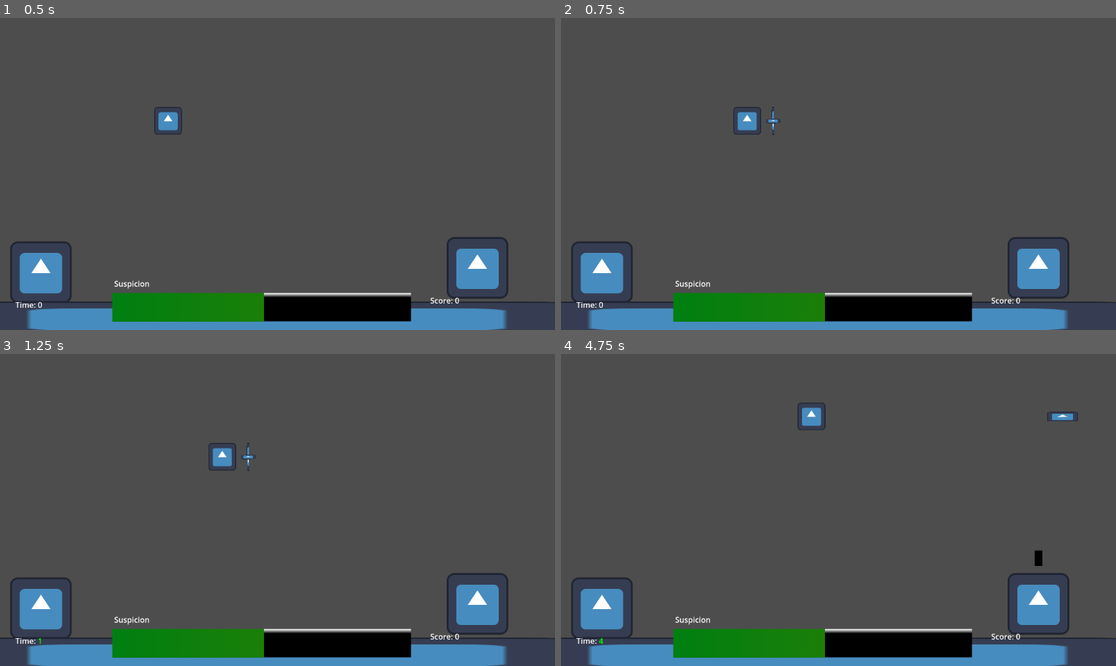
Above: before the commit, frames 1-4 (two rows, left to right).
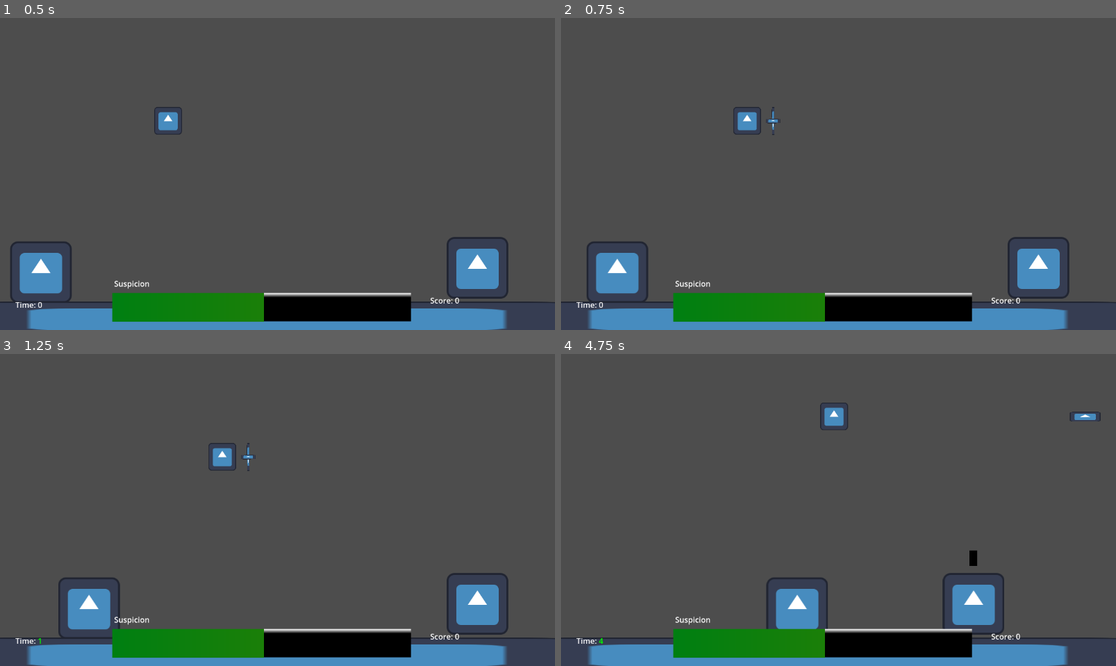
Above: after the commit, the same moments.

Repository: Jose-YP/Melon2023
Game: Godot game, scene res://Scenes/Main.tscn
Two runs of this game, one before a commit and one after it. Both use one fixed random seed, a clock stepped at 60 frames per second and the inputs below. The engine's default icon, where the game draws it, is replaced by a stand-in: a white triangle on a blue panel in a dark square.
Inputs (mouse positions are in pixels of both pictures, inside the frame that each line leads up to):
- Up to frame 1 (0.5 s): no input
- Up to frame 2 (0.75 s): tap Enter at 0.5 s; move the mouse to (960, 158) at 0.52 s; press the mouse at (960, 158) at 0.53 s; hold D (Right) from 0.53 s (still down)
- Up to frame 3 (1.25 s): keep holding D (Right)
- Up to frame 4 (4.75 s): move the mouse to (727, 525) at 1.27 s; release D (Right) at 1.28 s; release the mouse at (727, 525) at 1.28 s; hold S (Down) 1.28-2.03 s; click (727, 525) at 1.35 s; move the mouse to (894, 441) at 2.02 s; press the mouse at (894, 441) at 2.03 s; hold D (Right) 2.03-2.78 s; move the mouse to (810, 572) at 2.77 s; release the mouse at (810, 572) at 2.78 s; hold W (Up) 2.78-3.53 s; click (810, 572) at 2.85 s; move the mouse to (1005, 556) at 3.52 s; press the mouse at (1005, 556) at 3.53 s; hold A (Left) from 3.53 s (still down); move the mouse to (672, 463) at 4.27 s; release the mouse at (672, 463) at 4.28 s; click (672, 463) at 4.35 s

Frame 1 is identical in both runs. In frame 2, 1.1% of the frame differs, in the area x 1-16%, y 71-91%; in frame 3, 2.3%; in frame 4, 5.8%, in the area x 1-98%, y 15-91%.

Commit message:
NPCs wander randomly but they can get stuck o the edges

Diff:
--- a/Code/character.gd
+++ b/Code/character.gd
@@ -4,11 +4,14 @@
 @onready var wanderArrays: Array[RayCast2D] = [$WanderRays/Forward,$WanderRays/Back]
 @onready var idleTimers: Array[Timer] = [$IdleTimers/ShortIdle,$IdleTimers/MidIdle,$IdleTimers/LongIdle]
 
-@export var speed: int = 20
+@export var tweenSpeed: int = 20
 
 var assignedType
 var assignedMove
 var currentDirection
+var currentTween
+var facing: int = 1
+var moving: bool = false
 
 enum type {NONE,
 	LOVER,
@@ -40,35 +43,65 @@
 	processor()
 
 func processor(): #The same applies to processor and process
-	match assignedMove:
-		move.WANDER:
-			var atLeastOne = false
-			for timer in idleTimers:
-				if not timer.is_stopped():
-					atLeastOne = true
+	if not moving:
+		match assignedMove:
+			move.WANDER:
+				var atLeastOne = false
+				for timer in idleTimers:
+					if not timer.is_stopped():
+						atLeastOne = true
 
-			if not atLeastOne:
-				idleTimers[randi_range(0,3)].start()
+				if not atLeastOne:
+					print("aaa")
+					idleTimers[randi_range(0,2)].start()
 
-		move.SEEK:
-			pass
-		move.LEAVE:
-			pass
+			move.SEEK:
+				pass
+			move.LEAVE:
+				pass
+
+	if moving:
+		if $WanderRays/Forward.is_colliding():
+			print("KILL")
+			currentTween.kill()
+			moving = false
+
 
 #----------------------------------------------
 #MOVING AI
 #----------------------------------------------
 func wander():
-	if $Forward/Forward.is_colliding():
-		pass
+	if $WanderRays/Forward.is_colliding():
+		print("Collide forward")
+		scale.x *= -1
+		facing *= -1
+		await movement(randi_range(200,300))
+	elif $WanderRays/Back.is_colliding():
+		print("Collide backward")
+		await movement(randi_range(200,300))
 	else:
-		pass
+		if randi_range(0,1) != 1:
+			scale.x = scale.x * -1
+		await movement(randi_range(200,300))
 
 func seek():
 	pass
 
 func leave():
 	pass
+
+func movement(distance):
+	distance *= facing
+	moving = true
+	print("Making: ", moving, "Direction: ", facing)
+	var finalPos = position.x + distance
+
+	var moveTween = get_tree().create_tween().bind_node(self)
+	currentTween = moveTween
+	moveTween.connect("finished",on_movementTween_finished)
+
+	moveTween.tween_property($".","position",Vector2(finalPos,position.y),abs(distance)/tweenSpeed)
+
 
 #----------------------------------------------
 #OBSERVING AI
@@ -93,4 +126,9 @@
 #SIGNALS
 #----------------------------------------------
 func on_idleTimer_timeout():
-	wander()
+	if not moving:
+		wander()
+
+func on_movementTween_finished():
+	moving = false
+	print("Done")
--- a/Scenes/Main.tscn
+++ b/Scenes/Main.tscn
@@ -55,7 +55,7 @@
 position = Vector2(-369, 103)
 
 [node name="PlayerBounds2" parent="Boundaries" instance=ExtResource("7_s18jr")]
-position = Vector2(824, 125)
+position = Vector2(819, 127)
 
 [node name="PlayerBounds3" parent="Boundaries" instance=ExtResource("7_s18jr")]
 position = Vector2(210, -239)
@@ -88,5 +88,3 @@
 [connection signal="whisper" from="Player" to="." method="_on_player_whisper"]
 [connection signal="area_entered" from="Locations/HoverArea" to="." method="_on_hover_area_area_entered"]
 [connection signal="area_entered" from="Locations/HighArea" to="." method="_on_high_area_area_entered"]
-
-[editable path="Lovers/StaticBody2D"]
--- a/Scenes/character.tscn
+++ b/Scenes/character.tscn
@@ -12,6 +12,7 @@
 [node name="Character" type="StaticBody2D" groups=["Character"]]
 collision_layer = 5
 script = ExtResource("1_8yxad")
+tweenSpeed = 100
 
 [node name="StickArea" type="Area2D" parent="."]
 
@@ -37,22 +38,26 @@
 
 [node name="ShortIdle" type="Timer" parent="IdleTimers"]
 wait_time = 0.5
+one_shot = true
 
 [node name="MidIdle" type="Timer" parent="IdleTimers"]
+one_shot = true
 
 [node name="LongIdle" type="Timer" parent="IdleTimers"]
 wait_time = 2.0
+one_shot = true
 
 [node name="WanderRays" type="Node2D" parent="."]
+modulate = Color(0, 0, 0, 1)
 
 [node name="Back" type="RayCast2D" parent="WanderRays"]
-target_position = Vector2(-200, 0)
-collision_mask = 2
+position = Vector2(-10, 0)
+target_position = Vector2(-100, 0)
+collision_mask = 16
 collide_with_areas = true
-collide_with_bodies = false
 
 [node name="Forward" type="RayCast2D" parent="WanderRays"]
-target_position = Vector2(200, 0)
-collision_mask = 2
+position = Vector2(10, 0)
+target_position = Vector2(100, 0)
+collision_mask = 16
 collide_with_areas = true
-collide_with_bodies = false
--- a/Scenes/player_bounds.tscn
+++ b/Scenes/player_bounds.tscn
@@ -4,8 +4,8 @@
 size = Vector2(40, 800)
 
 [node name="PlayerBounds" type="StaticBody2D"]
-collision_layer = 2
-collision_mask = 2
+collision_layer = 18
+collision_mask = 18
 
 [node name="CollisionShape2D" type="CollisionShape2D" parent="."]
 shape = SubResource("RectangleShape2D_6riap")
Not shown: 1 places in Scenes/Main.tscn that only renumber resources
